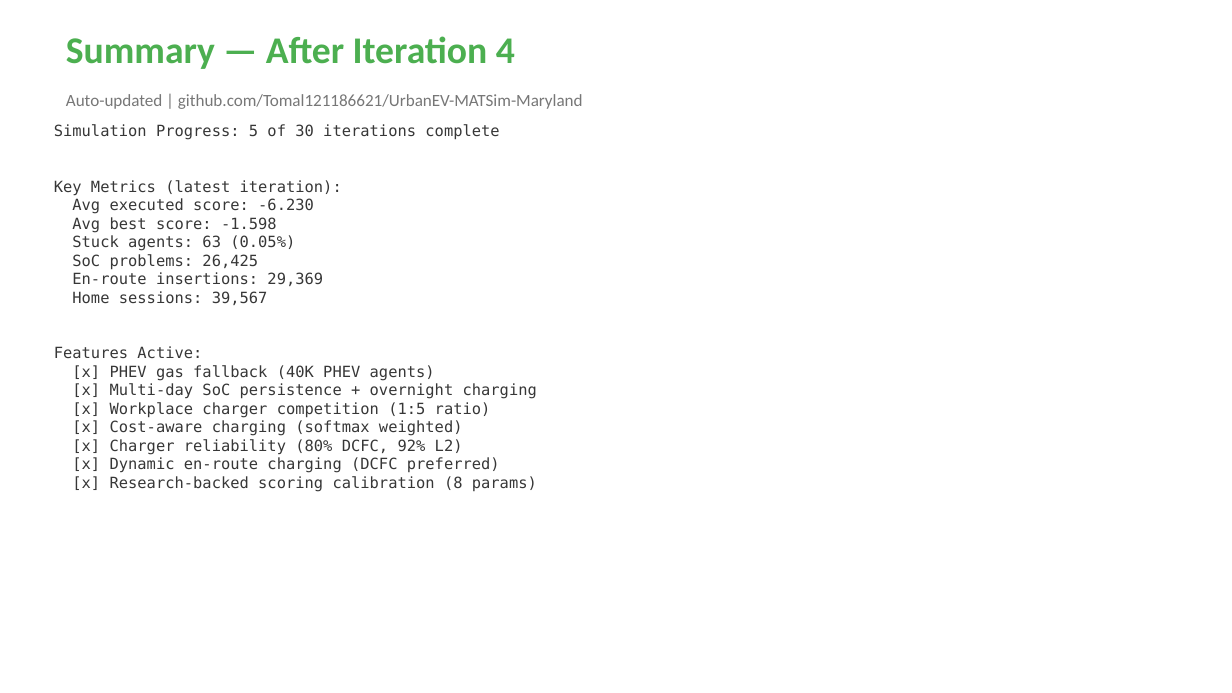
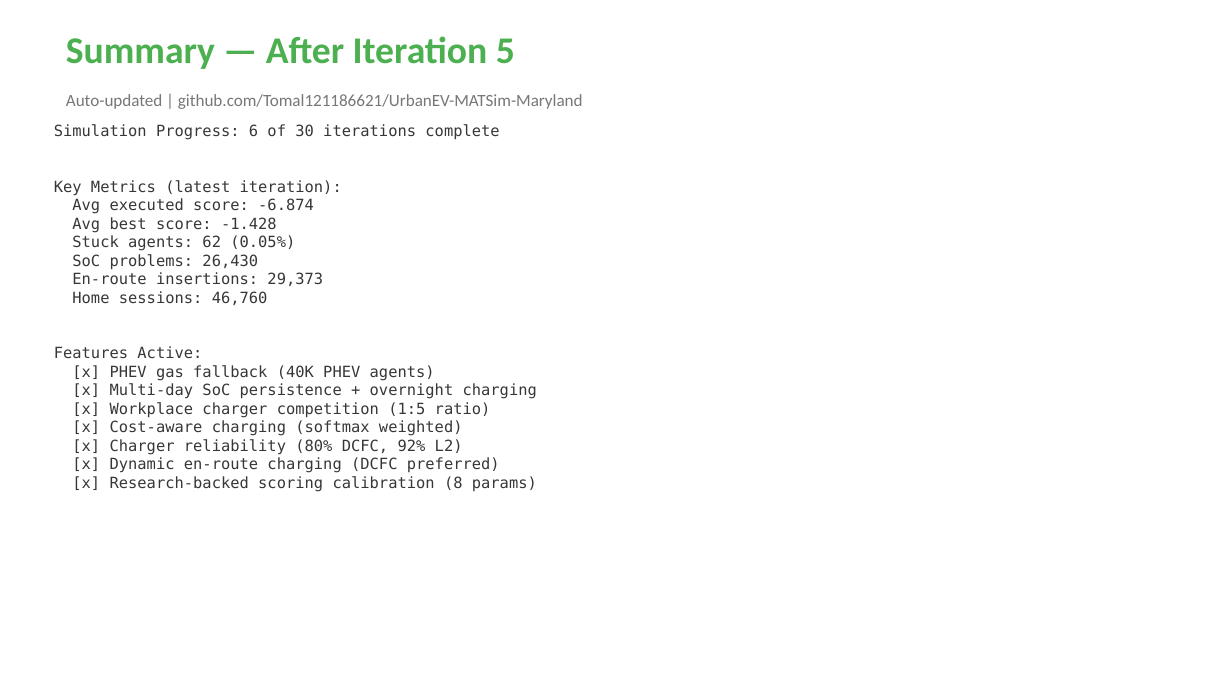
Before and after one commit to Tomal121186621/UrbanEV-MATSim-Maryland, a slide deck: slide 7 of UrbanEV_Results.pptx. Drawn at 1232x693 pixels with LibreOffice and Linux fonts; fonts in the diff are those of the drawing. Boxes give left, top, right and bottom in pixels: in the first picture for what was removed or moved away, otherwise in the second. Text is boxed around its words. In the diff, an @@ line names an element or a change of style, - is before the commit and + after.

Commit message:
Auto-update results after iteration 5

```diff
--- a/UrbanEV_Results.pptx
+++ b/UrbanEV_Results.pptx
@@ text at <box>66,36,515,69</box>: text changed @@
-Summary — After Iteration 4
+Summary — After Iteration 5
@@ text at <box>54,124,499,140</box>: text changed @@
-Simulation Progress: 5 of 30 iterations complete
+Simulation Progress: 6 of 30 iterations complete
@@ text at <box>72,198,323,305</box>: text changed @@
-Avg executed score: -6.230
-Avg best score: -1.598
-Stuck agents: 63 (0.05%)
-SoC problems: 26,425
-En-route insertions: 29,369
-Home sessions: 39,567
+Avg executed score: -6.874
+Avg best score: -1.428
+Stuck agents: 62 (0.05%)
+SoC problems: 26,430
+En-route insertions: 29,373
+Home sessions: 46,760
```
Also in this commit, not shown: 6 other slides changed.
